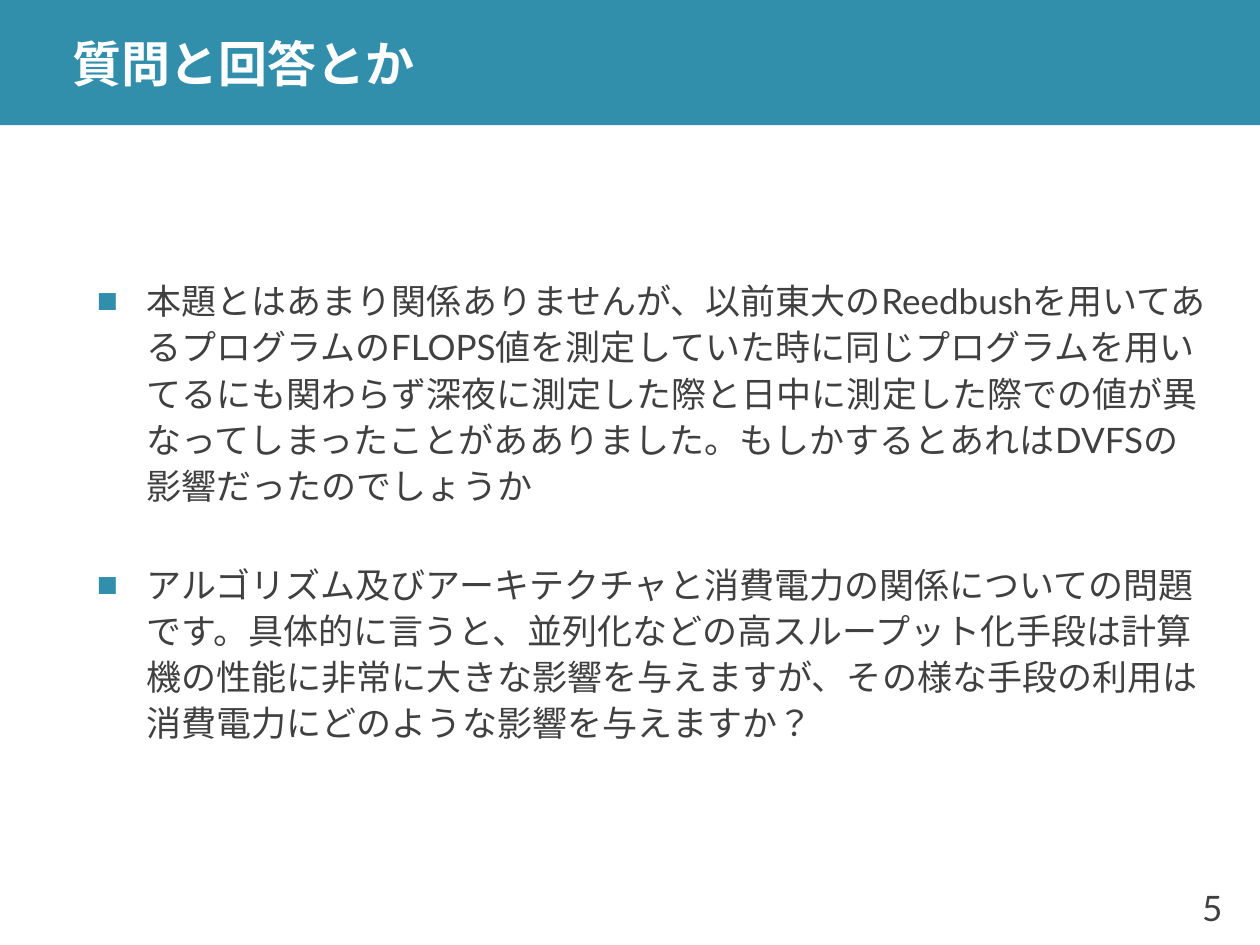
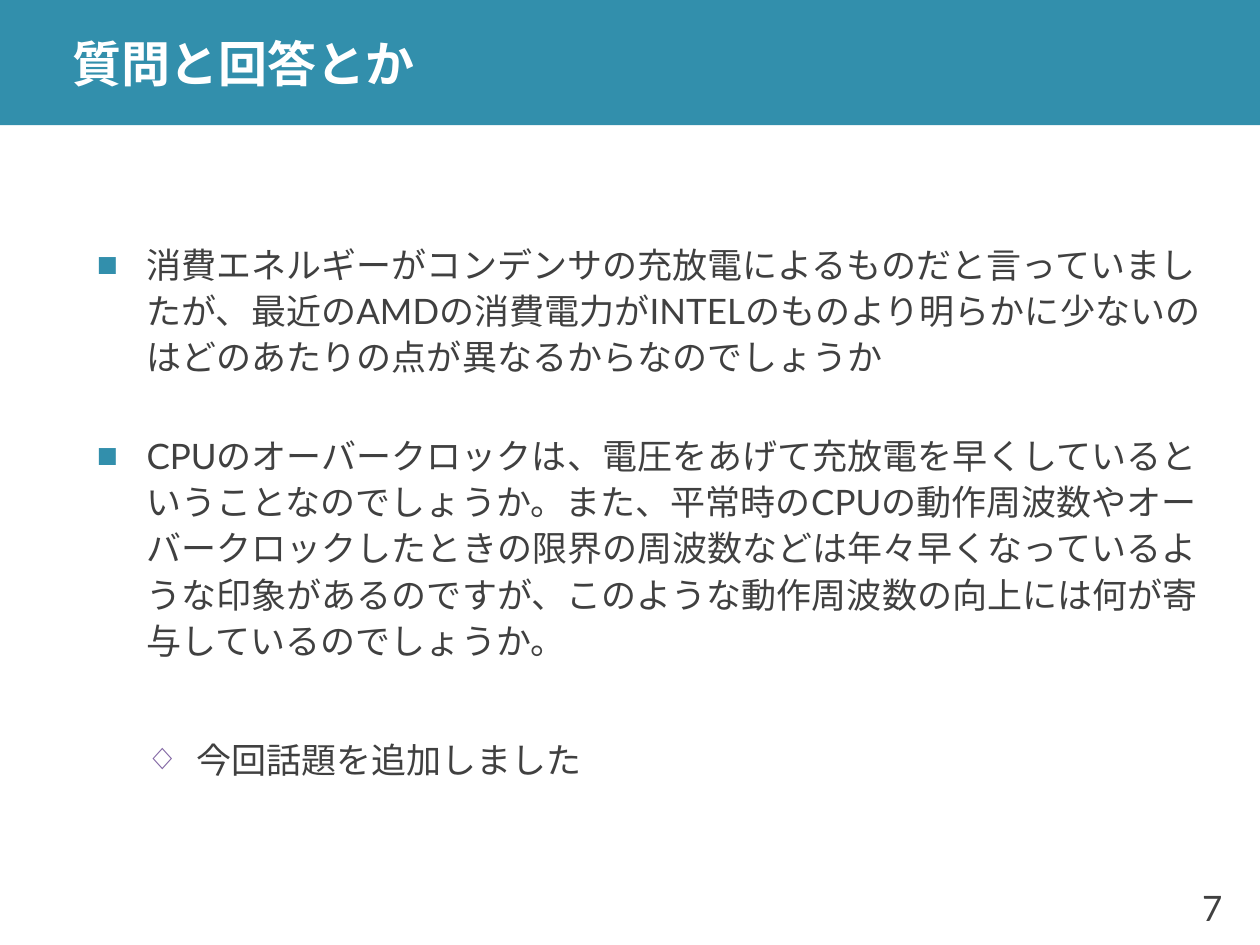
Before and after one commit to shioyadan/advanced-computer-organization, a slide deck: slide 7 of aco-shioya-03.pptx (slide 5 before the commit). Drawn at 1260x945 pixels with LibreOffice and Linux fonts; fonts in the diff are those of the drawing. Boxes give left, top, right and bottom in pixels: in the first picture for what was removed or moved away, otherwise in the second. Text is boxed around its words. In the diff, an @@ line names an element or a change of style, - is before the commit and + after.

```diff
--- a/aco-shioya-03.pptx
+++ b/aco-shioya-03.pptx
@@ text at (147, 248, 1201, 776): text changed @@
-■ 本題とはあまり関係ありませんが、以前東大のReedbushを用いてあるプログラムのFLOPS値を測定していた時に同じプログラムを用いてるにも関わらず深夜に測定した際と日中に測定した際での値が異なってしまったことがあありました。もしかするとあれはDVFSの影響だったのでしょうか
-■ アルゴリズム及びアーキテクチャと消費電力の関係についての問題です。具体的に言うと、並列化などの高スループット化手段は計算機の性能に非常に大きな影響を与えますが、その様な手段の利用は消費電力にどのような影響を与えますか？
+■ 消費エネルギーがコンデンサの充放電によるものだと言っていましたが、最近のAMDの消費電力がINTELのものより明らかに少ないのはどのあたりの点が異なるからなのでしょうか
+■ CPUのオーバークロックは、電圧をあげて充放電を早くしているということなのでしょうか。また、平常時のCPUの動作周波数やオーバークロックしたときの限界の周波数などは年々早くなっているような印象があるのですが、このような動作周波数の向上には何が寄与しているのでしょうか。
+  ◇ 今回話題を追加しました
@@ page number at (1202, 896, 1222, 921): text changed @@
-5
+7
```
Also in this commit, not shown: 14 other slides changed, 22 slides added, 1 slide removed, 1 other file.
